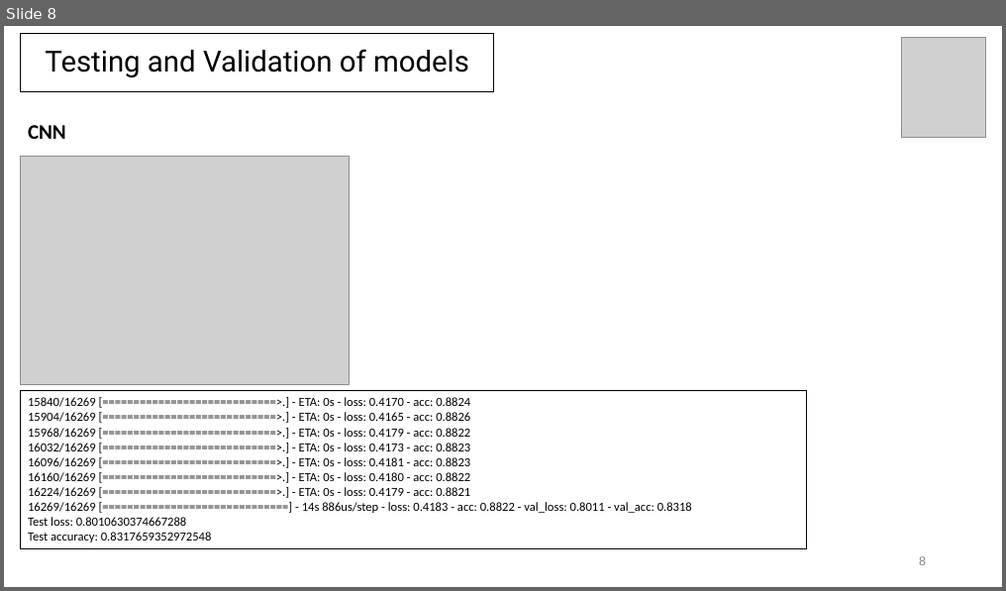
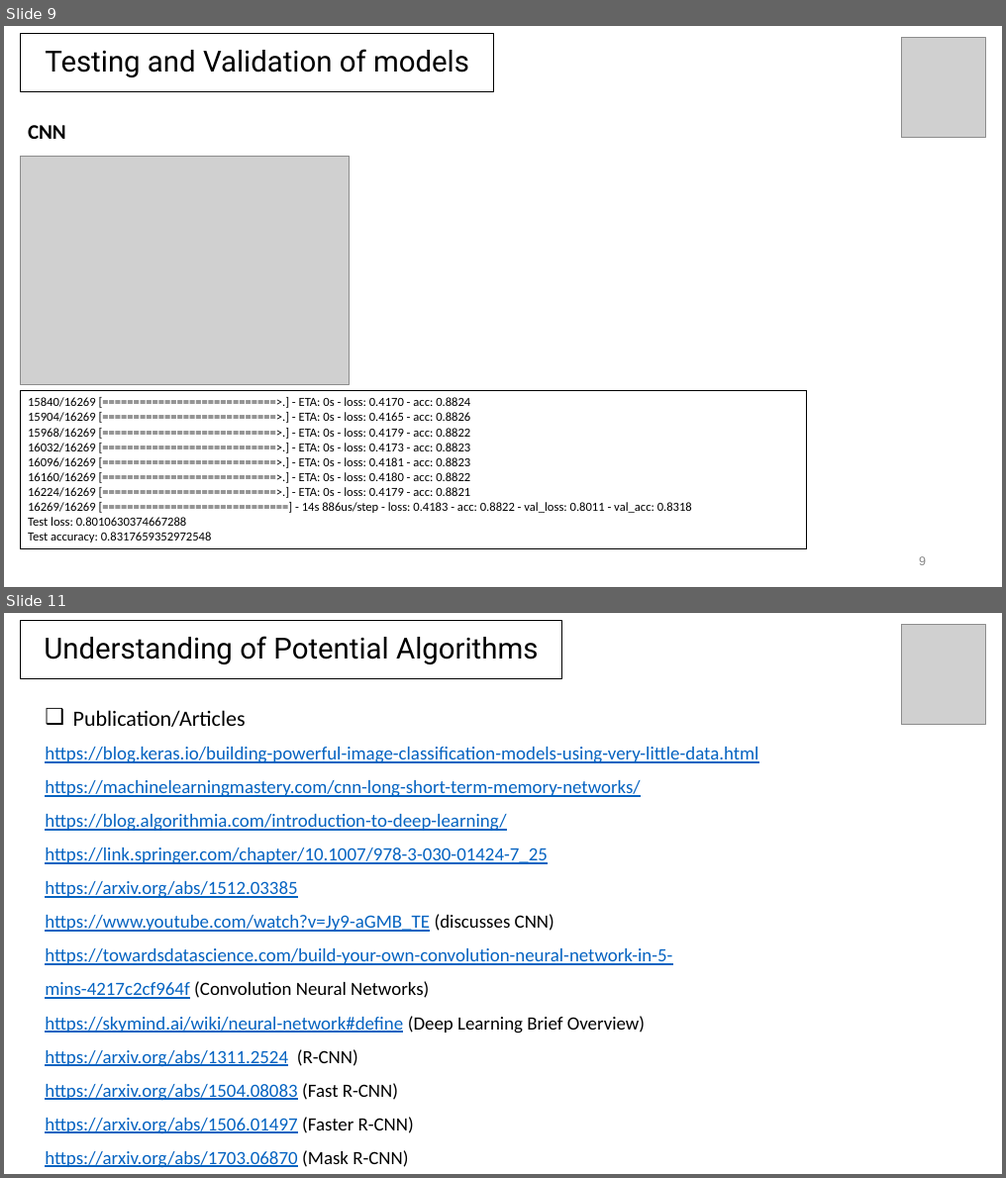
Before and after one commit to coderscraft/simpsons-classification, a slide deck: Documentation/SprintPresentations/Sprint3-Week1.pptx. Shown one above the other, each under a label of ours: slide 8 before the commit, slides 9 and 11 after it; the slides between them are not shown. The pictures are 1006x591 and 1006x1178 pixels, drawn with LibreOffice and Linux fonts; fonts in the diff are those of the drawing; grey boxes stand for pictures. Boxes give left, top, right and bottom in pixels: in the first picture for what was removed or moved away, otherwise in the second. Text is boxed around its words. In the diff, an @@ line names an element or a change of style, - is before the commit and + after.

```diff
--- a/Documentation/SprintPresentations/Sprint3-Week1.pptx
+++ b/Documentation/SprintPresentations/Sprint3-Week1.pptx
@@ slide 11 added at [4,613,1002,1174], background #FFFFFF @@
@@ rectangle added at [21,621,561,679], outline #000000 0.75 pt, 28 pt, text #000000 @@
+Understanding of Potential Algorithms
@@ picture added at [902,624,986,725] @@
@@ text added at [45,710,758,1168], 18 pt, text #0563C1, underline @@
+❑ Publication/Articles
+https://blog.keras.io/building-powerful-image-classification-models-using-very-little-data.html
+https://machinelearningmastery.com/cnn-long-short-term-memory-networks/
+https://blog.algorithmia.com/introduction-to-deep-learning/
+https://link.springer.com/chapter/10.1007/978-3-030-01424-7_25
+https://arxiv.org/abs/1512.03385
+https://www.youtube.com/watch?v=Jy9-aGMB_TE (discusses CNN)
+https://towardsdatascience.com/build-your-own-convolution-neural-network-in-5-mins-4217c2cf964f (Convolution Neural Networks)
+https://skymind.ai/wiki/neural-network#define (Deep Learning Brief Overview)
+https://arxiv.org/abs/1311.2524 (R-CNN)
+https://arxiv.org/abs/1504.08083 (Fast R-CNN)
+https://arxiv.org/abs/1506.01497 (Faster R-CNN)
+https://arxiv.org/abs/1703.06870 (Mask R-CNN)
@@ what was slide 8 is now slide 9 @@
```
Also in this commit, not shown: 3 slides changed, 1 other slide added.
